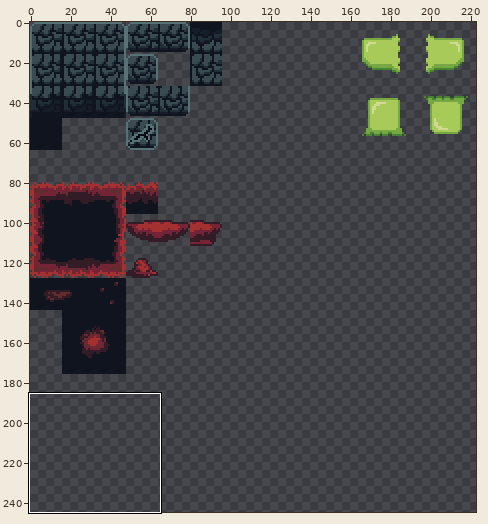
Sprite sheet, stored at assets/tileset.png. Above, an overview of the earlier version with the close-up marked.
Close-up. First the earlier version:
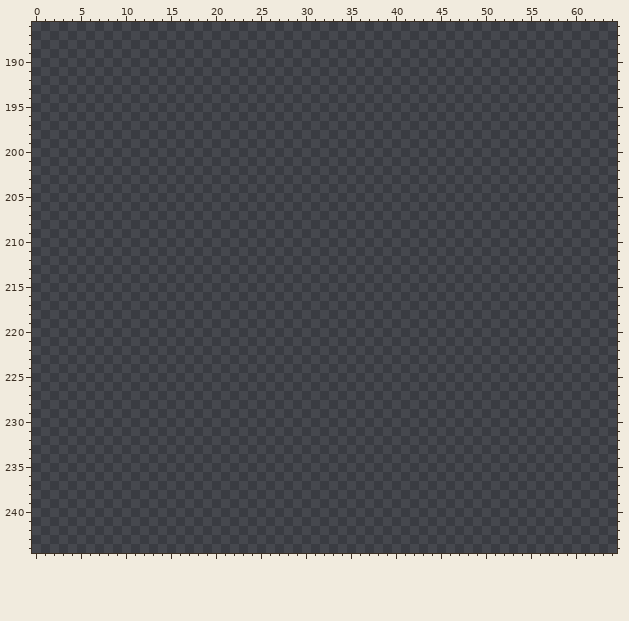
The file is 320x320 pixels. Shown: x 0..64, y 186..244. The wide view leaves out empty margins.
After:
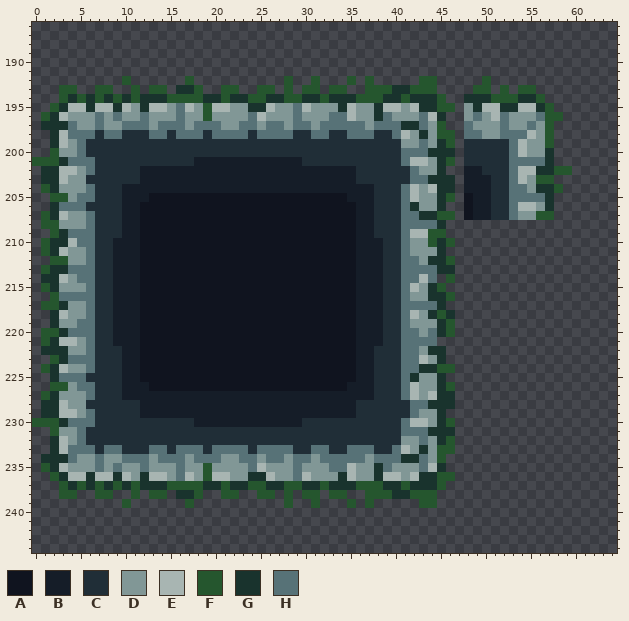
Palette (. is transparent): A #10141f  B #151d28  C #202e37  D #819796  E #a8b5b2  F #25562e  G #19332d  H #577277
From old to new:
y 192: x 10 . -> F; x 17 . -> F; x 28 . -> F; x 31 . -> F; x 35 . -> F; x 37 . -> F; x 43..44 .. -> FF; x 50 . -> F
y 193: x 3..4 .. -> FF; x 7..8 .. -> FF; x 11 . -> F; x 13..14 .. -> FF; x 16..18 ... -> GGF; x 21..22 .. -> FF; x 25..26 .. -> FF; x 28 . -> F; x 30..31 .. -> FF; x 33..34 .. -> FF; x 37..44 ........ -> FFFGGFFF; x 49..50 .. -> FF; x 52 . -> F; x 54..55 .. -> FF
y 194: x 3..45 ........................................... -> FGFGFGFGFGGGFFFFGGFGGFFGGFFGGFGGGFFFGGFGGGF; x 48..56 ......... -> GGGFFFGGF
y 195: x 2..46 ............................................. -> FGEEGEEGEDGEEDHEDFEEDDGGEDDHEDDDGEDDGEEDEGGFF; x 48..57 .......... -> DGEEGGEEGF
y 196: x 1..45 ............................................. -> FGEDDDHDHDDHDDDHDDFDDDDHEDDDHDDDHHEDDGHDDDHEG; x 48..58 ........... -> DHDEHDDDHFF
y 197: x 1..45 ............................................. -> GGGHDDHDDHHHDHHHDHHHDDHHDHHDHHDHHHHHDHHHGGHDF; x 48..57 .......... -> HDDDHDDHDF
y 198: x 2..46 ............................................. -> GEHHHCHHCCCHHCHHHCHHHHCHHHHCCHHCCHHHCCHEDGDFF; x 48..57 .......... -> HHDDHHHEDF
y 199: x 2..46 ............................................. -> GEDHCCCCCCCCCCCCCCCCCCCCCCCCCCCCCCCCCCCDDHDGF; x 48..57 .......... -> CCCCCHEDDF
y 200: x 2..46 ............................................. -> FDDHCCCCCCCCCCCCCCCCCCCCCCCCCCCCCCCCCCCHHHGGG; x 48..57 .......... -> CCCCCHEDDG
y 201: x 0..46 ............................................... -> FFFGHHHCCCCCCCCCCCBBBBBBBBBBBBCCCCCCCCCCCHEEDGF; x 48..57 .......... -> CCCCCHHHHG
y 202: x 1..45 ............................................. -> GGEEDHCCCCCBBBBBBBBBBBBBBBBBBBBBBBBCCCCCCHDDG; x 48..59 ............ -> BBCCCHEEGGFF
y 203: x 1..46 .............................................. -> GGEDDCCCCCCBBBBBBBBBBBBBBBBBBBBBBBBCCCCCCHHGGG; x 48..57 .......... -> BBBCCHEDFF
y 204: x 1..46 .............................................. -> FGDDDHCCCBBBBBBBBBBBBBBBBBBBBBBBBBBBBCCCHEDEGG; x 48..58 ........... -> BBBCCHHDGGF
y 205: x 2..46 ............................................. -> FFDHHCCCBBBAAAAAAAAAAAAAAAAAAAAAABBBCCCHEDDGF; x 48..57 .......... -> ABBCCHHHHG
y 206: x 2..45 ............................................ -> GHHHCCCCBBAAAAAAAAAAAAAAAAAAAAAAAABBCCCHGDDG; x 48..57 .......... -> ABBCCHEEDG
y 207: x 1..46 .............................................. -> FGEDDHCCCBBAAAAAAAAAAAAAAAAAAAAAAAABBCCCHHGGFF; x 48..57 .......... -> ABBCCHDDFF
y 208: x 1..45 ............................................. -> FFDDDHCCCBBAAAAAAAAAAAAAAAAAAAAAAAABBCCCHHHHG
y 209: x 2..45 ............................................ -> FGHHHCCCBBAAAAAAAAAAAAAAAAAAAAAAAABBCCCHEEFF
y 210: x 1..46 .............................................. -> FGGEHHCCBBBAAAAAAAAAAAAAAAAAAAAAAAABBBCCHDDFGF
y 211: x 1..45 ............................................. -> FGEDDHCCBBBAAAAAAAAAAAAAAAAAAAAAAAABBBCCHDDDG
y 212: x 2..46 ............................................. -> FFDDHCCBBBAAAAAAAAAAAAAAAAAAAAAAAABBBCCHHDGGF
y 213: x 1..46 .............................................. -> FGGHHHCCBBBAAAAAAAAAAAAAAAAAAAAAAAABBBCCHHHHGG
y 214: x 1..44 ............................................ -> GGEDHHCCBBBAAAAAAAAAAAAAAAAAAAAAAAABBBCCHHEH; x 46 . -> F
y 215: x 1..45 ............................................. -> FGDDDHCCBBBAAAAAAAAAAAAAAAAAAAAAAAABBBCCHEDGF
y 216: x 2..46 ............................................. -> FHHHHCCBBBAAAAAAAAAAAAAAAAAAAAAAAABBBCCHDDGGF
y 217: x 1..45 ............................................. -> FFGDDHCCBBBAAAAAAAAAAAAAAAAAAAAAAAABBBCCHHHHG
y 218: x 2..46 ............................................. -> GEDDHCCBBBAAAAAAAAAAAAAAAAAAAAAAAABBBCCHEDGFG
y 219: x 2..46 ............................................. -> GDDHHCCBBBAAAAAAAAAAAAAAAAAAAAAAAABBBCCHDDDGF
y 220: x 1..46 .............................................. -> FFGHHHCCBBBAAAAAAAAAAAAAAAAAAAAAAAABBBCCHHDHGF
y 221: x 1..44 ............................................ -> FGEEDHCCBBBAAAAAAAAAAAAAAAAAAAAAAAABBBCCHHHH
y 222: x 1..45 ............................................. -> GGGDDHCCCBBAAAAAAAAAAAAAAAAAAAAAAAABBCCCHHDGG
y 223: x 2..45 ............................................ -> FGHHHCCCBBAAAAAAAAAAAAAAAAAAAAAAAABBCCCHHEDG
y 224: x 1..46 .............................................. -> FGEDDHCCCBBAAAAAAAAAAAAAAAAAAAAAAAABBCCCHHGGFF
y 225: x 2..45 ............................................ -> GHHHCCCCBBAAAAAAAAAAAAAAAAAAAAAAAABBCCCHGDDG
y 226: x 2..46 ............................................. -> FFDHHCCCBBBAAAAAAAAAAAAAAAAAAAAAABBBCCCHEDDGF
y 227: x 1..46 .............................................. -> FGDDDHCCCBBBBBBBBBBBBBBBBBBBBBBBBBBBBCCCHEDEGG
y 228: x 1..46 .............................................. -> GGEDDCCCCCCBBBBBBBBBBBBBBBBBBBBBBBBCCCCCCHHGGG
y 229: x 1..45 ............................................. -> GGEEDHCCCCCBBBBBBBBBBBBBBBBBBBBBBBBCCCCCCHDDG
y 230: x 0..46 ............................................... -> FFFGHHHCCCCCCCCCCCBBBBBBBBBBBBCCCCCCCCCCCHEEDGF
y 231: x 2..46 ............................................. -> FDDHCCCCCCCCCCCCCCCCCCCCCCCCCCCCCCCCCCCHHHGGG
y 232: x 2..46 ............................................. -> GEDHCCCCCCCCCCCCCCCCCCCCCCCCCCCCCCCCCCCDDHDGF
y 233: x 2..46 ............................................. -> GEHHHCHHCCCHHCHHHCHHHHCHHHHCCHHCCHHHCCHEDGDFF
y 234: x 1..45 ............................................. -> GGGHDDHDDHHHDHHHDHHHDDHHDHHDHHDHHHHHDHHHGGHDF
y 235: x 1..45 ............................................. -> FGEDDDHDHDDHDDDHDDFDDDDHEDDDHDDDHHEDDGHDDDHEG
y 236: x 2..46 ............................................. -> FGEEGEEGEDGEEDHEDFEEDDGGEDDHEDDDGEDDGEEDEGGFF
y 237: x 3..45 ........................................... -> FGFGFGFGFGGGFFFFGGFGGFFGGFFGGFGGGFFFGGFGGGF
y 238: x 3..4 .. -> FF; x 7..8 .. -> FF; x 11 . -> F; x 13..14 .. -> FF; x 16..18 ... -> GGF; x 21..22 .. -> FF; x 25..26 .. -> FF; x 28 . -> F; x 30..31 .. -> FF; x 33..34 .. -> FF; x 37..44 ........ -> FFFGGFFF
y 239: x 10 . -> F; x 17 . -> F; x 28 . -> F; x 31 . -> F; x 35 . -> F; x 37 . -> F; x 43..44 .. -> FF
Changed places in both close-ups, as pixel boxes (x1, y1, x2, y2):
added: (32, 76, 572, 508)
